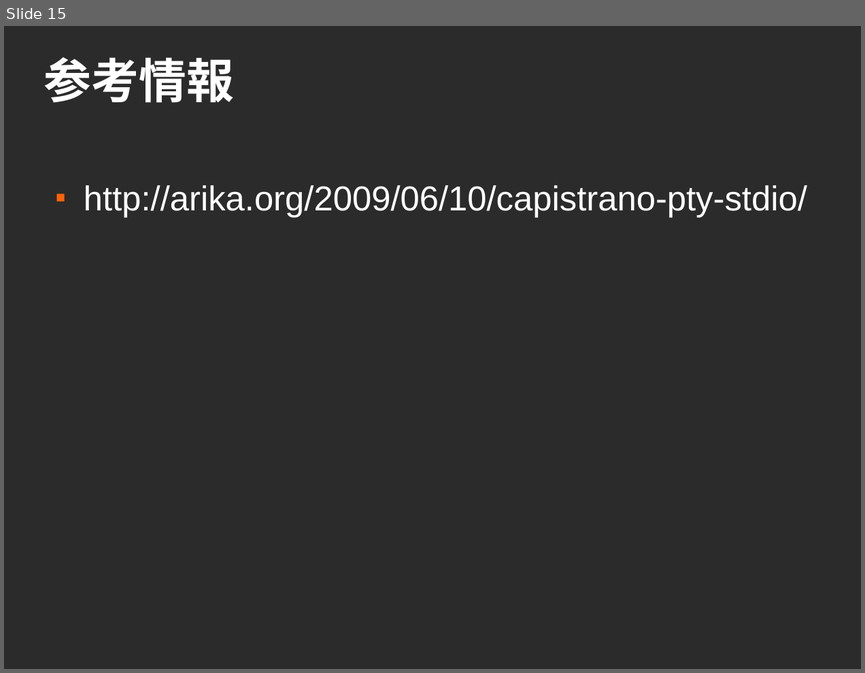
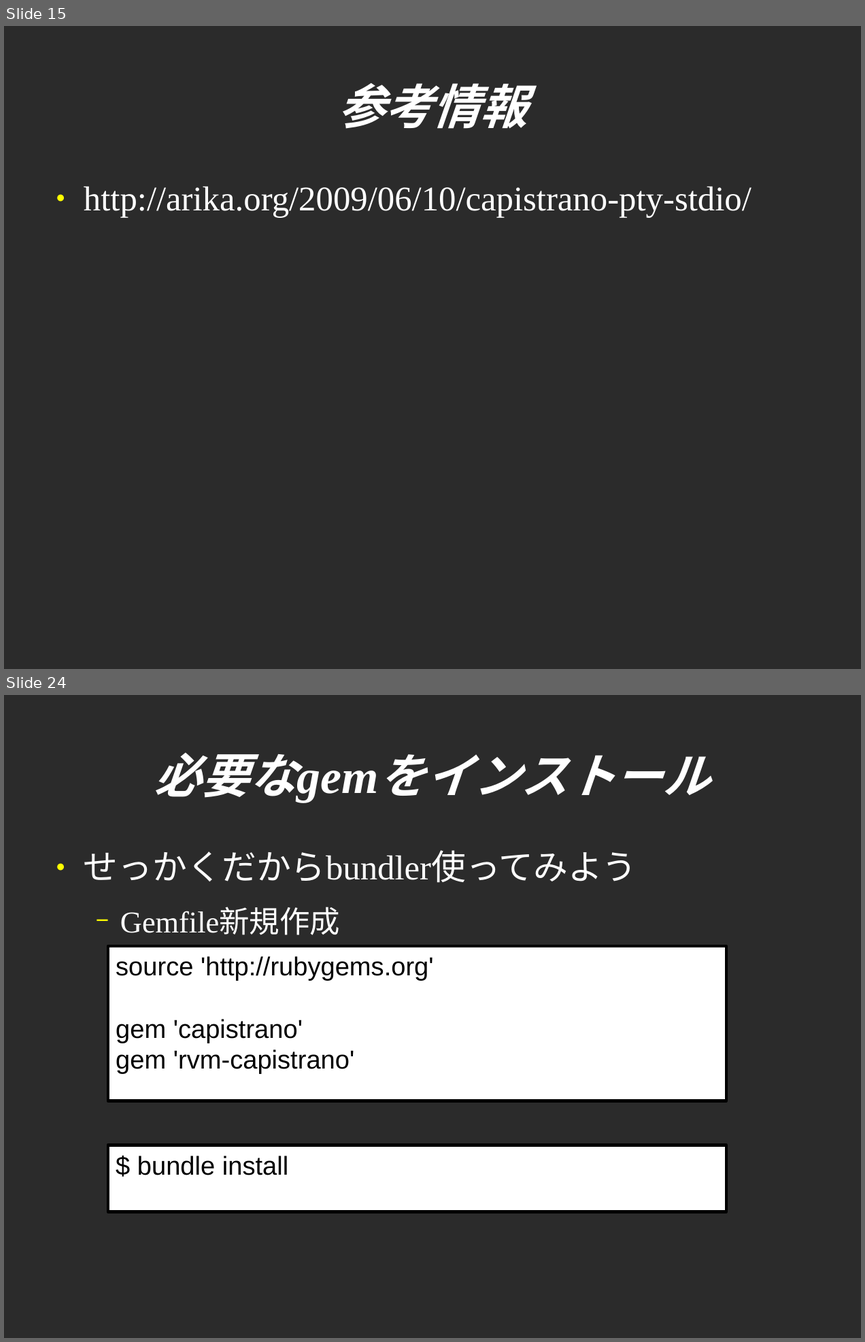
Before and after one commit to sendagayarb/mokmok_2012-05-28, a slide deck: fukajun/capistrano.odp. Shown one above the other, each under a label of ours: slide 15 before the commit, slides 15 and 24 after it; the slides between them are not shown. The pictures are 865x673 and 865x1342 pixels, drawn with LibreOffice and Linux fonts; fonts in the diff are those of the drawing; background and template pictures are left out; a plain dark background stands for a picture behind light text. Boxes give left, top, right and bottom in pixels: in the first picture for what was removed or moved away, otherwise in the second. Text is boxed around its words. In the diff, an @@ line names an element or a change of style, - is before the commit and + after.

```diff
--- a/fukajun/capistrano.odp
+++ b/fukajun/capistrano.odp
@@ slide 24 added at (4,695,861,1338), background picture (left out) @@
@@ title added at (154,753,297,802), 44 pt, text #FFFFFF, bold, italic @@
+必要なgemをインストール
@@ text added at (84,850,637,935), 32 pt, text #FFFFFF @@
+● せっかくだからbundler使ってみよう
+  − Gemfile新規作成
@@ rectangle added at (108,946,726,1101), fill #FFFFFF, outline #000000 2.83 pt, 24 pt, text #000000 @@
+source 'http://rubygems.org'
+gem 'capistrano'
+gem 'rvm-capistrano'
@@ rectangle added at (108,1145,726,1212), fill #FFFFFF, outline #000000 2.83 pt, 24 pt, text #000000 @@
+$ bundle install
@@ slide 15 changed as well @@
@@ title "参考情報": place and size @@
-title "参考情報" at (44,57,234,103)
+title "参考情報" at (337,83,527,129)
@@ title "参考情報" at (337,83,527,129): font Arial to Times New Roman, italic on; alignment left to centre @@
@@ text "http://arika.org/2009/06/10/capistrano-pty-stdio/" at (84,186,751,218): font Arial to Times New Roman; bullet ■ to ●; bullet colour #FF6309 to #FFFF00 @@
```
Also in this commit, not shown: 12 other slides changed, 16 other slides added.
